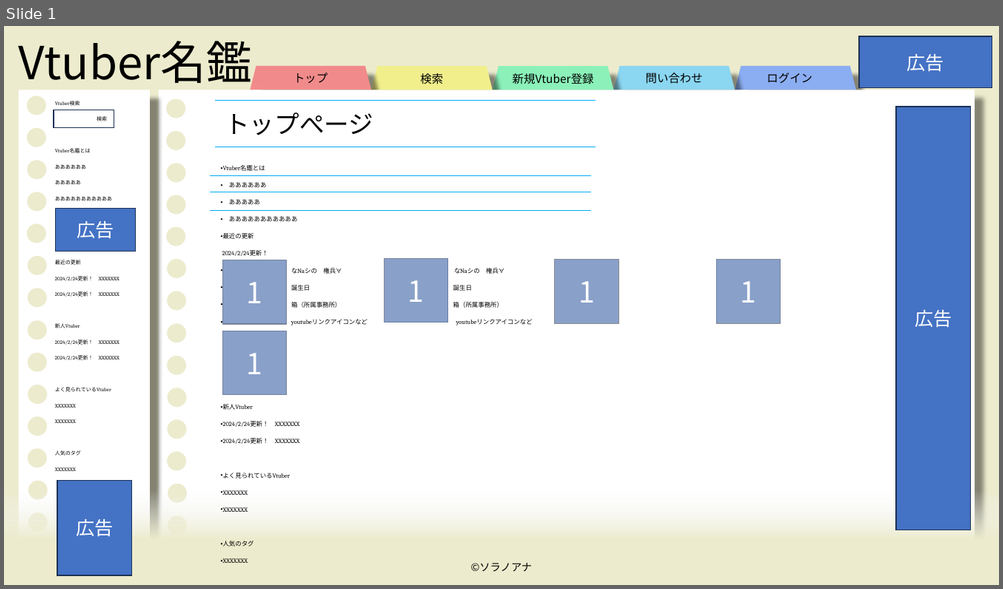
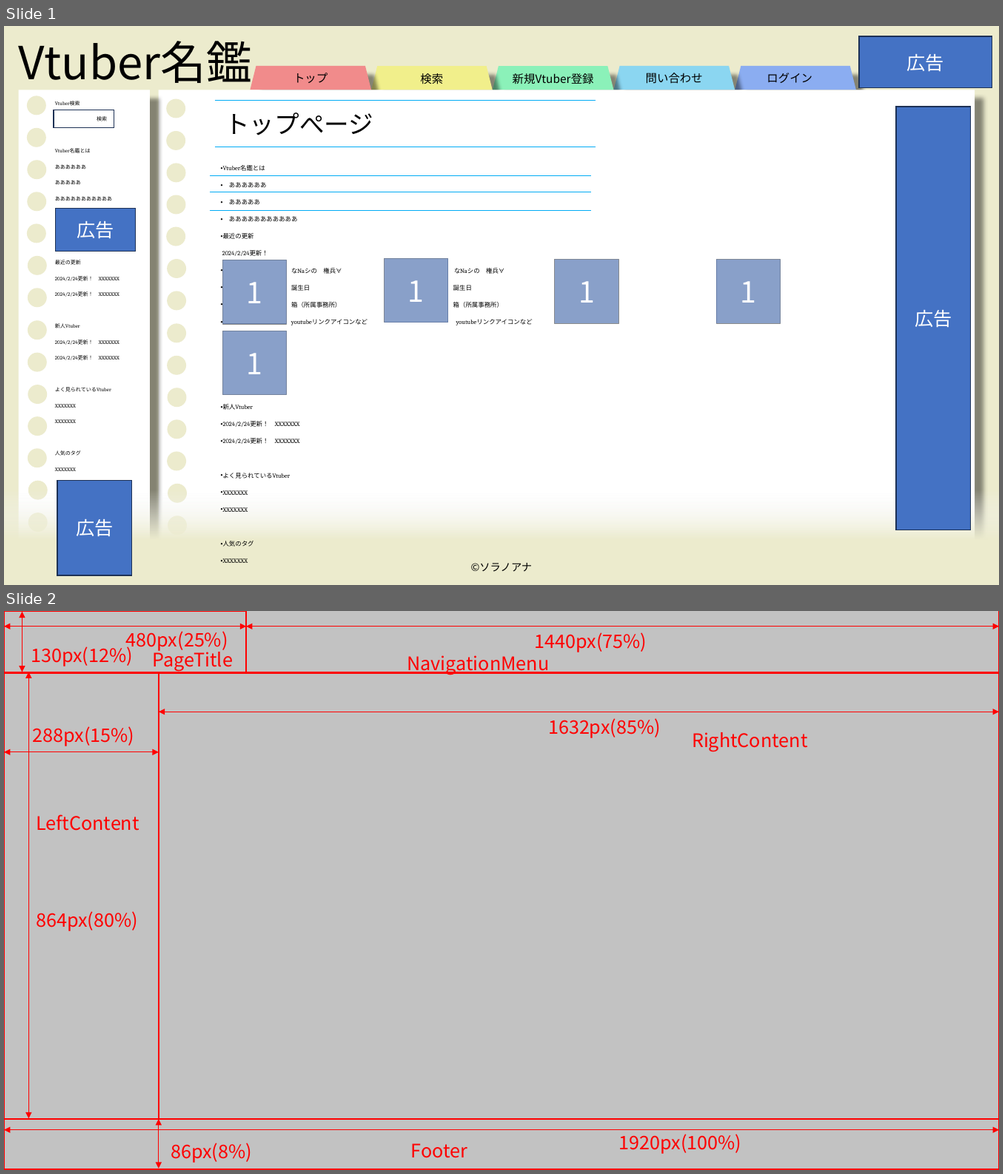
Before and after one commit to Soranoana/VtuberMeikan, a slide deck: ページデザイン.pptx. Shown one above the other, each under a label of ours: slide 1 before the commit, slides 1 and 2 after it. The pictures are 1003x589 and 1003x1174 pixels, drawn with LibreOffice and Linux fonts; fonts in the diff are those of the drawing; grey boxes stand for pictures; background and template pictures are left out. Boxes give left, top, right and bottom in pixels: in the first picture for what was removed or moved away, otherwise in the second. Text is boxed around its words. In the diff, an @@ line names an element or a change of style, - is before the commit and + after.

```diff
--- a/ページデザイン.pptx
+++ b/ページデザイン.pptx
@@ slide 2 added at <box>4,611,999,1170</box>, background picture (left out) @@
@@ rectangle added at <box>4,611,999,1170</box>, fill #7F7F7F at 47% opacity @@
@@ rectangle added at <box>4,611,247,673</box>, outline #FF0000 1 pt @@
@@ double arrow added from (4, 627) to (247, 627), #FF0000 0.5 pt @@
@@ double arrow added from (22, 612) to (22, 672), #FF0000 0.5 pt @@
@@ text added at <box>126,631,228,652</box>, 18 pt, text #FF0000 @@
+480px(25%)
@@ rectangle added at <box>247,611,999,672</box>, outline #FF0000 1 pt @@
@@ double arrow added from (247, 627) to (999, 627), #FF0000 0.5 pt @@
@@ text added at <box>535,632,647,652</box>, 18 pt, text #FF0000 @@
+1440px(75%)
@@ text added at <box>31,643,133,667</box>, 18 pt, text #FF0000 @@
+130px(12%)
@@ text added at <box>152,647,233,671</box>, 18 pt, text #FF0000 @@
+PageTitle
@@ rectangle added at <box>4,673,159,1119</box>, outline #FF0000 1 pt @@
@@ double arrow added from (28, 672) to (28, 1119), #FF0000 0.5 pt @@
@@ rectangle added at <box>159,673,999,1119</box>, outline #FF0000 1 pt @@
@@ text added at <box>407,655,549,675</box>, 18 pt, text #FF0000 @@
+NavigationMenu
@@ double arrow added from (159, 712) to (999, 712), #FF0000 0.5 pt @@
@@ text added at <box>548,718,660,738</box>, 18 pt, text #FF0000 @@
+1632px(85%)
@@ text added at <box>32,726,134,746</box>, 18 pt, text #FF0000 @@
+288px(15%)
@@ text added at <box>691,732,808,752</box>, 18 pt, text #FF0000 @@
+RightContent
@@ double arrow added from (4, 752) to (159, 752), #FF0000 0.5 pt @@
@@ text added at <box>36,815,139,831</box>, 18 pt, text #FF0000 @@
+LeftContent
@@ text added at <box>36,911,138,931</box>, 18 pt, text #FF0000 @@
+864px(80%)
@@ rectangle added at <box>4,1119,999,1170</box>, outline #FF0000 1 pt @@
@@ double arrow added from (159, 1120) to (159, 1169), #FF0000 0.5 pt @@
@@ double arrow added from (4, 1130) to (999, 1130), #FF0000 0.5 pt @@
@@ text added at <box>170,1143,252,1163</box>, 18 pt, text #FF0000 @@
+86px(8%)
@@ text added at <box>619,1134,742,1154</box>, 18 pt, text #FF0000 @@
+1920px(100%)
@@ text added at <box>411,1144,467,1159</box>, 18 pt, text #FF0000 @@
+Footer
```
Also in this commit, not shown: 2 other slides added, 1 slide removed, 3 other files.
